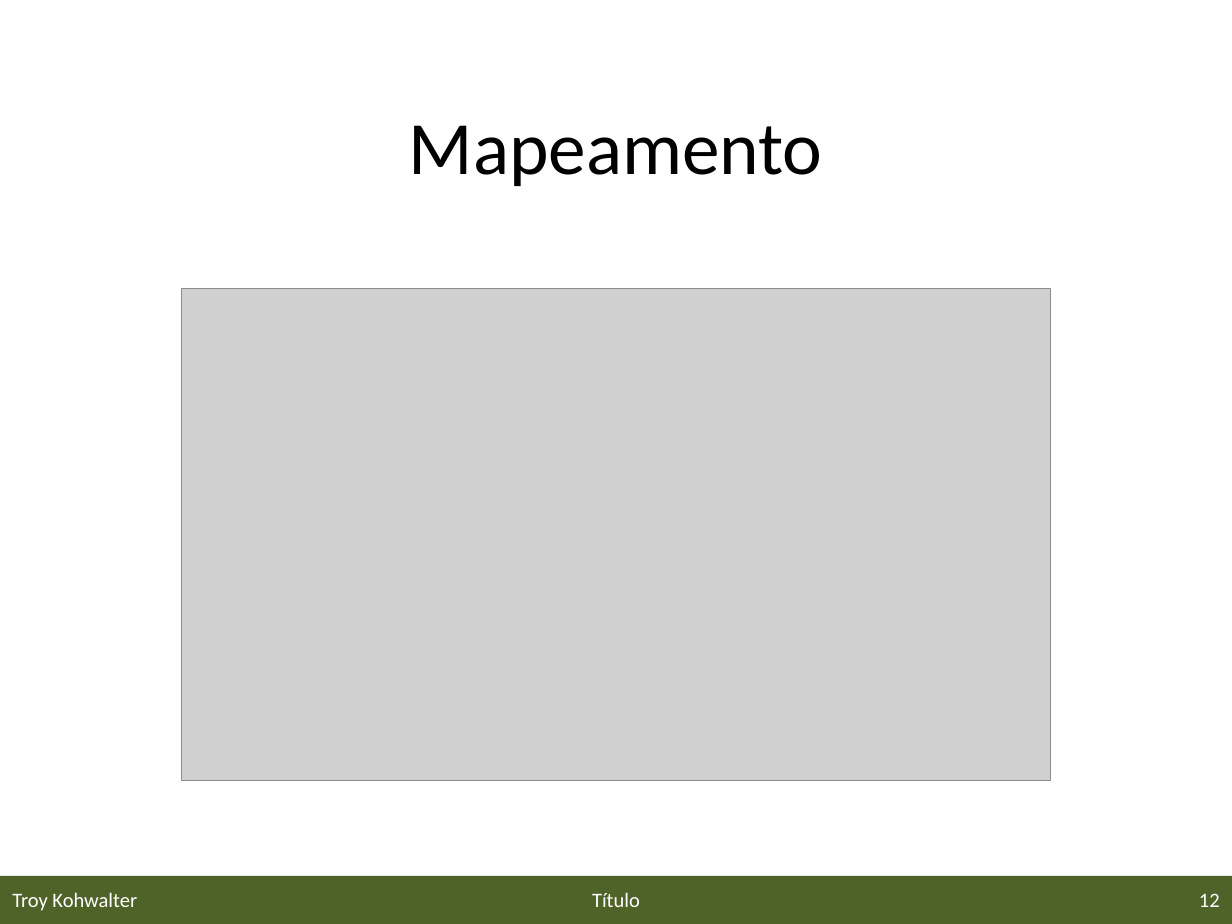
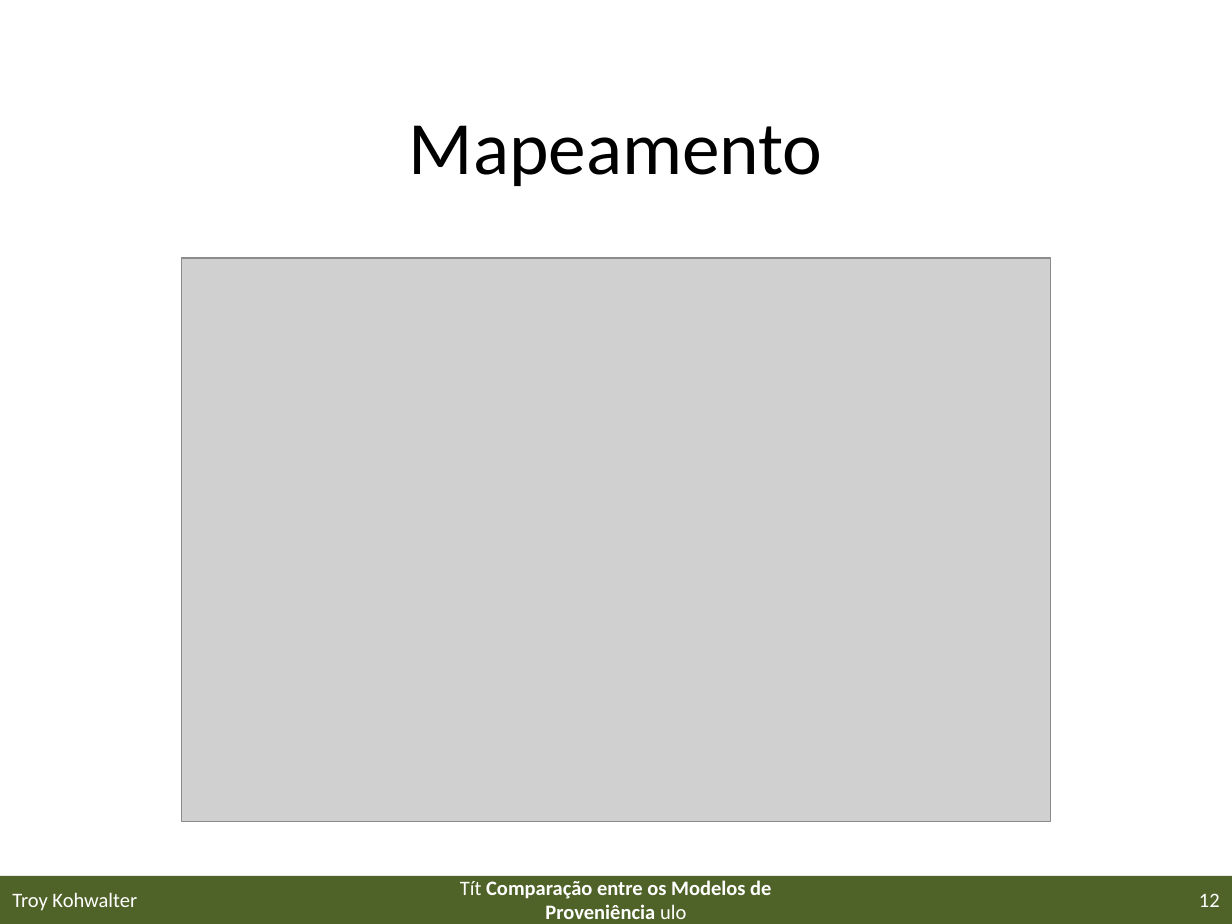
Before and after one commit to gems-uff/sdm, a slide deck: slide 12 of Documents/Papers/eScience2013/eScience2013.pptx. Drawn at 1232x924 pixels with LibreOffice and Linux fonts; fonts in the diff are those of the drawing; grey boxes stand for pictures; background and template pictures are left out. Boxes give left, top, right and bottom in pixels: in the first picture for what was removed or moved away, otherwise in the second. Text is boxed around its words. In the diff, an @@ line names an element or a change of style, - is before the commit and + after.

```diff
--- a/Documents/Papers/eScience2013/eScience2013.pptx
+++ b/Documents/Papers/eScience2013/eScience2013.pptx
@@ picture: place and size @@
-picture at box(182, 288, 1051, 780)
+picture at box(181, 257, 1050, 821)
@@ text at box(460, 880, 771, 919): text changed; bold on @@
-Título
+Tít Comparação entre os Modelos de Proveniência ulo
```
Also in this commit, not shown: 17 other slides changed, 3 slides added, 1 slide removed.
